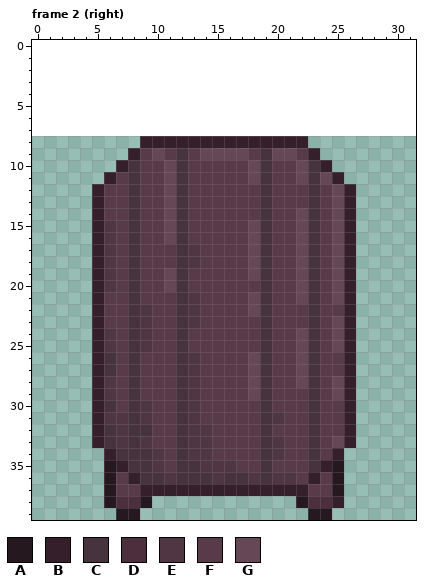
Two states of a pixel-art file, art/furniture/purple/purple_coffee_table.aseprite. The first picture shows the starting point.
32x32 pixels, 2 frames. Colours within 5 levels of each other are drawn and written as one. Shown: frame 2 (right). The old version is drawn lined up with the new one, on the new canvas. The commit also changed other frames, which this record leaves out.
Palette (. is transparent): A #26181f  B #341f2a  C #47333d  D #4d2e3d  E #503643  F #583a49  G #654756
Pixels before, frame 2 (right), first column x 5:
 8 ....BBBBBBBBBBBBBB....
 9 ...BFGFCFGGGGFCGGFB...
10 ..BCFFGCFFFFFGCFFGCB..
11 .BFCFFGCFFFFFGCFFGCGB.
12 BFFCFFGCFFFFFFCFFFCFGB
13 BFFCFFGCFFFFFFCFFFCFGB
14 BFFCFFGCFFFFFFCFFGCFGB
15 BEFCFFGCFFFFFGCFFGCFGB
16 BEFCFFGCFFFFFGCFFGCFGB
17 BEFCFFFCEFFFFGCFFGCFGB
18 BEFCFFFCEFFFFGCFFGCFGB
19 BEFCFFGCFFFFFGCFFGCFGB
20 BEFCFFGCFFFFFFCFFGCFGB
21 BFFCFFFCEFFFFGCFFGCFGB
22 BFFCEFFCEFFFFGCFFFCFFB
23 BFFCEFFCEFFFFFCFFFCFGB
24 BEFCEFFCFFFFFFCFFGCFGB
25 BEFCEFFCFFFFFFCFFGCFGB
26 BCFCFFFCEFFFFGCFFGCFFB
27 BCFCFFFCEFFFFGCFFGCFFB
28 BEFCFFFCEFFFFGCFFGCFGB
29 BEFCFFFCEFFFFGCFFFCFGB
30 BCFCEFFCEFFFFFCFFFCFFB
31 BEECEFFCEFFFFFCEFFCFFB
32 BCECCFFCEEFFFFCFFFCFFB
33 BCECEFFCEEFFFFCEFFCFGB
34 .BCCCEFCEEFFFFCEFFCFB.
35 .ABCCEFCCEEEFFCFFFCBA.
36 .AFBCCECCCECCECEEFBFA.
37 .AFFBBBBBBBBBBBBBBFFA.
38 .ADDA............ADDB.
39 ..AA..............AA..
New version:
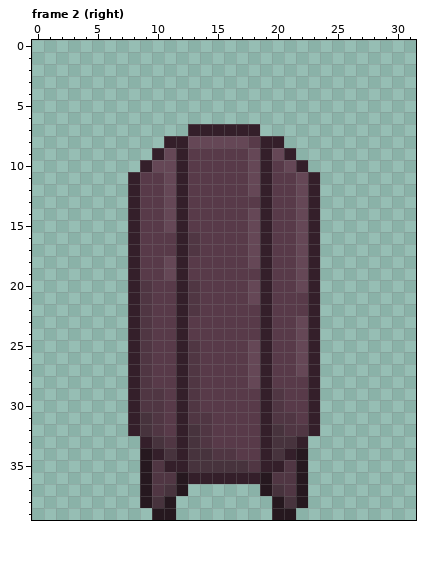
Change:
canvas 32x32 -> 32x40, the old top-left corner now at 0,8
Frame 2 (right):
y 7: x 13..18 ...... -> BBBBBB
y 8: x 9..10 BB -> ..; x 13..18 BBBBBB -> GGGGGF; x 21..22 BB -> ..
y 9: x 8..12 BFGFC -> ..BGB; x 14..19 GGGGFC -> FFFFGB; x 21..23 GFB -> B..
y 10: x 7..10 BCFF -> ..BG; x 12 C -> B; x 19 C -> B; x 21..24 FGCB -> GB..
y 11: x 6..8 BFC -> ..B; x 12 C -> B; x 19 C -> B; x 23..25 CGB -> B..
y 12: x 5..8 BFFC -> ...B; x 12 C -> B; x 18..19 FC -> GB; x 22..26 FCFGB -> GB...
y 13: x 5..8 BFFC -> ...B; x 12 C -> B; x 19 C -> B; x 22..26 FCFGB -> GB...
y 14: x 5..8 BFFC -> ...B; x 12 C -> B; x 18..19 FC -> GB; x 23..26 CFGB -> B...
y 15: x 5..8 BEFC -> ...B; x 12 C -> B; x 19 C -> B; x 23..26 CFGB -> B...
y 16: x 5..8 BEFC -> ...B; x 11..13 GCF -> FBE; x 19 C -> B; x 23..26 CFGB -> B...
y 17: x 5..8 BEFC -> ...B; x 12 C -> B; x 19 C -> B; x 23..26 CFGB -> B...
y 18: x 5..8 BEFC -> ...B; x 11..13 FCE -> GBF; x 19 C -> B; x 23..26 CFGB -> B...
y 19: x 5..8 BEFC -> ...B; x 12 C -> B; x 18..19 GC -> FB; x 23..26 CFGB -> B...
y 20: x 5..9 BEFCF -> ...BE; x 11..13 GCF -> FBE; x 18..19 FC -> GB; x 23..26 CFGB -> B...
y 21: x 5..9 BFFCF -> ...BE; x 12 C -> B; x 19 C -> B; x 22..26 GCFGB -> FB...
y 22: x 5..8 BFFC -> ...B; x 12 C -> B; x 18..19 GC -> FB; x 23..26 CFFB -> B...
y 23: x 5..8 BFFC -> ...B; x 12..13 CE -> BF; x 19 C -> B; x 22..26 FCFGB -> GB...
y 24: x 5..8 BEFC -> ...B; x 12 C -> B; x 19 C -> B; x 23..26 CFGB -> B...
y 25: x 5..8 BEFC -> ...B; x 12..13 CF -> BE; x 18..19 FC -> GB; x 23..26 CFGB -> B...
y 26..27: x 5..9 BCFCF -> ...BE; x 12 C -> B; x 19 C -> B; x 23..26 CFFB -> B...
y 28: x 5..9 BEFCF -> ...BE; x 12 C -> B; x 19 C -> B; x 22..26 GCFGB -> FB...
y 29: x 5..10 BEFCFF -> ...BEE; x 12 C -> B; x 18..20 GCF -> FBE; x 23..26 CFGB -> B...
y 30: x 5..8 BCFC -> ...B; x 10 F -> E; x 12 C -> B; x 19..20 CF -> BE; x 23..26 CFFB -> B...
y 31: x 5..10 BEECEF -> ...BCE; x 12 C -> B; x 14 F -> E; x 19 C -> B; x 21 F -> E; x 23..26 CFFB -> B...
y 32: x 5..8 BCEC -> ...B; x 10 F -> E; x 12..13 CE -> BC; x 19..26 CFFFCFFB -> BCEEB...
y 33: x 5..13 BCECEFFCE -> ....BCEBC; x 19..26 CEFFCFGB -> BCCB....
y 34: x 6..16 BCCCEFCEEFF -> ...ABCBCCEE; x 19..25 CEFFCFB -> BCBA...
y 35: x 6..9 ABCC -> ...A; x 11..12 FC -> BB; x 14..25 EEEFFCFFFCBA -> CCCCEBBEA...
y 36: x 6..10 AFBCC -> ...AE; x 12..19 CCCECCEC -> ABBBBBBA; x 22..25 FBFA -> A...
y 37: x 6..25 AFFBBBBBBBBBBBBBBFFA -> ...AECA......ACEA...
y 38: x 6..8 ADD -> ...; x 10..11 .. -> CA; x 20..21 .. -> AC; x 23..25 DDB -> ...
y 39: x 7..8 AA -> ..; x 10..11 .. -> AA; x 20..21 .. -> AA; x 23..24 AA -> ..
Where, in picture pixels (left, top, right, bottom), the same in both pictures:
changed: (92, 124, 356, 520)
